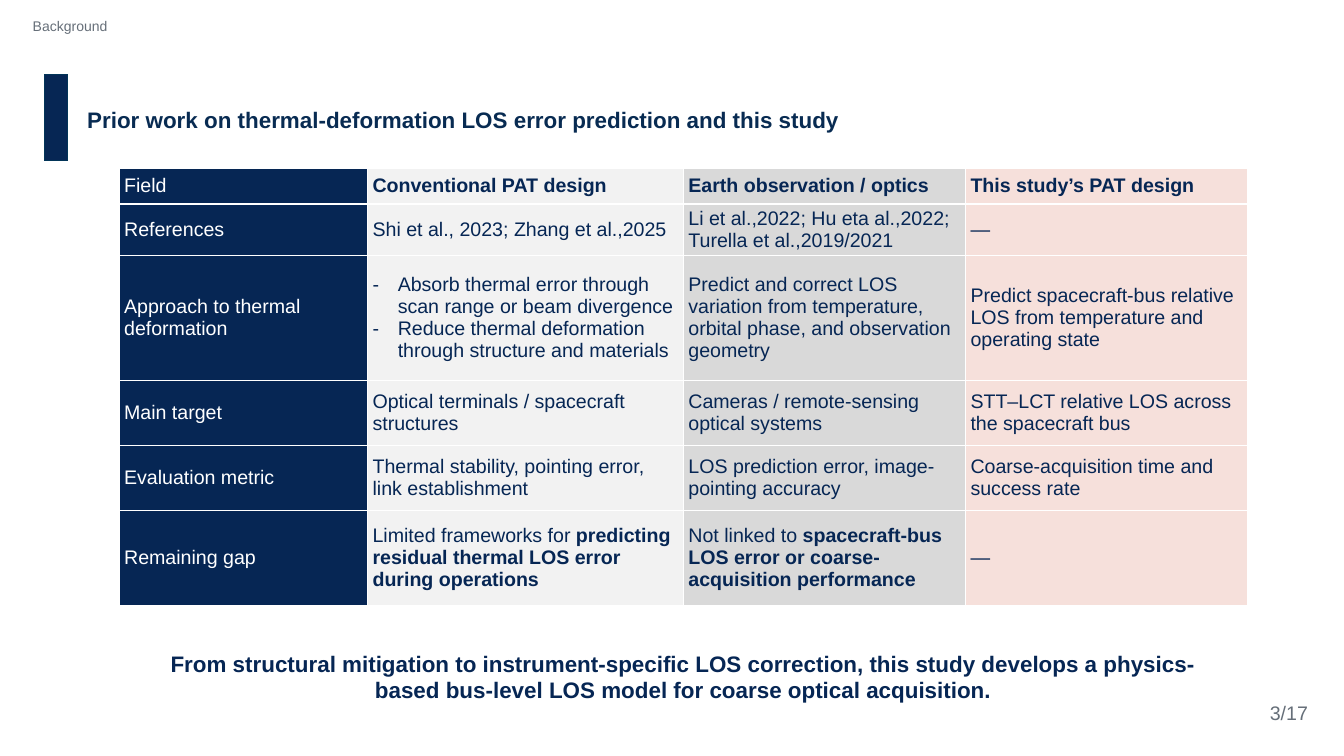
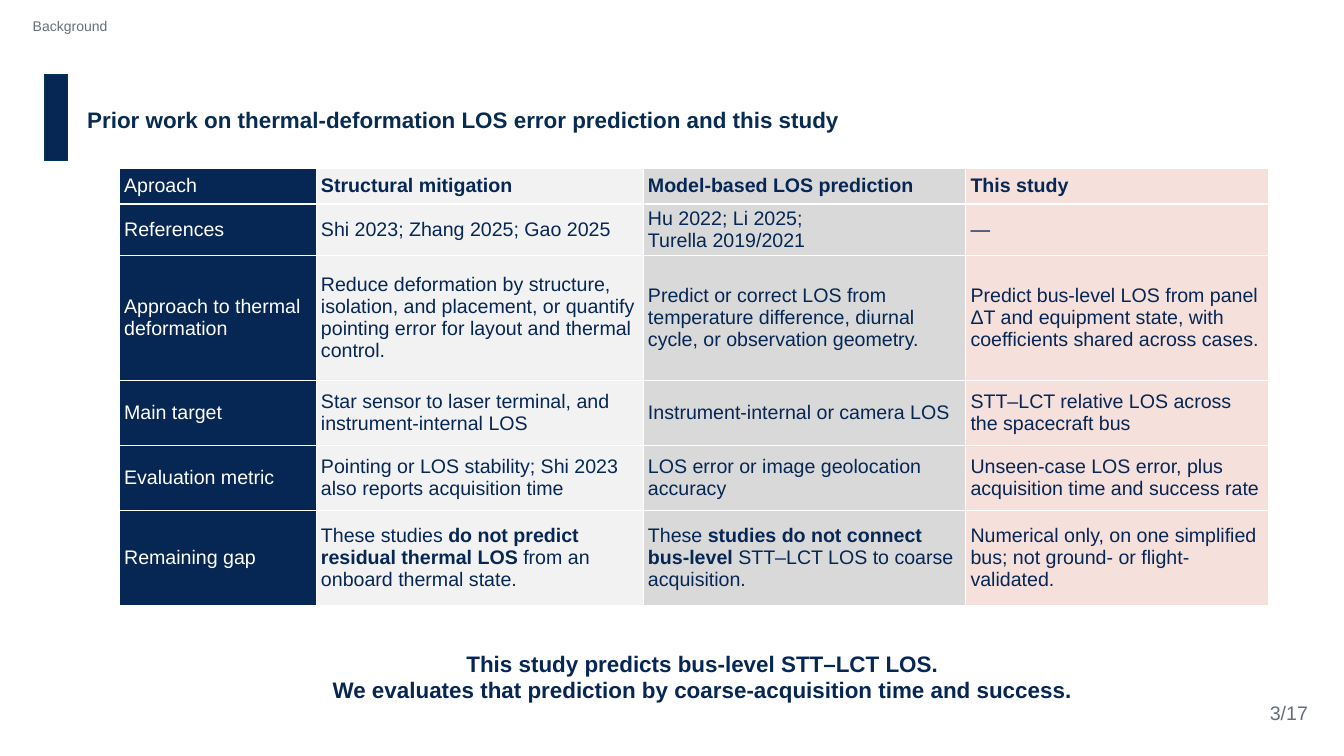
Before and after one commit to Hideki-1029/thermal-deformation-optcomm, a slide deck: slide 5 of papers/ICSO/slides/en_ICSO2026_slides_takamoto.pptx. Drawn at 1344x756 pixels with LibreOffice and Linux fonts; fonts in the diff are those of the drawing; background and template pictures are left out. Boxes give left, top, right and bottom in pixels: in the first picture for what was removed or moved away, otherwise in the second. Text is boxed around its words. In the diff, an @@ line names an element or a change of style, - is before the commit and + after.

```diff
--- a/papers/ICSO/slides/en_ICSO2026_slides_takamoto.pptx
+++ b/papers/ICSO/slides/en_ICSO2026_slides_takamoto.pptx
@@ table at (119, 168, 1269, 605) @@
-row 1: Field | Conventional PAT design | Earth observation / optics | This study’s PAT design
+row 1: Aproach | Structural mitigation | Model-based LOS prediction | This study
-row 2, column 2: Shi et al., 2023; Zhang et al.,2025
+row 2, column 2: Shi 2023; Zhang 2025; Gao 2025
-row 2, column 3: Li et al.,2022; Hu eta al.,2022; Turella et al.,2019/2021
+row 2, column 3: Hu 2022; Li 2025; / Turella 2019/2021
-row 3: Approach to thermal deformation | Absorb thermal error through scan range or beam divergence / Reduce thermal deformation through structure and materials | Predict and correct LOS variation from temperature, orbital phase, and observation geometry | Predict spacecraft-bus relative LOS from temperature and operating state
+row 3: Approach to thermal deformation | Reduce deformation by structure, isolation, and placement, or quantify pointing error for layout and thermal control. | Predict or correct LOS from temperature difference, diurnal cycle, or observation geometry. | Predict bus-level LOS from panel ΔT and equipment state, with coefficients shared across cases.
-row 4, column 2: Optical terminals / spacecraft structures
+row 4, column 2: Star sensor to laser terminal, and instrument-internal LOS
-row 4, column 3: Cameras / remote-sensing optical systems
+row 4, column 3: Instrument-internal or camera LOS
-row 5: Evaluation metric | Thermal stability, pointing error, link establishment | LOS prediction error, image-pointing accuracy | Coarse-acquisition time and success rate
+row 5: Evaluation metric | Pointing or LOS stability; Shi 2023 also reports acquisition time | LOS error or image geolocation accuracy | Unseen-case LOS error, plus acquisition time and success rate
-row 6: Remaining gap | Limited frameworks for predicting residual thermal LOS error during operations | Not linked to spacecraft-bus LOS error or coarse-acquisition performance | —
+row 6: Remaining gap | These studies do not predict residual thermal LOS from an onboard thermal state. | These studies do not connect bus-level STT–LCT LOS to coarse acquisition. | Numerical only, on one simplified bus; not ground- or flight-validated.
@@ table: place and size @@
-table at (119, 168, 1248, 605)
+table at (119, 168, 1269, 605)
@@ text at (333, 655, 1072, 703): text changed @@
-From structural mitigation to instrument-specific LOS correction, this study develops a physics-based bus-level LOS model for coarse optical acquisition.
+This study predicts bus-level STT–LCT LOS.
+We evaluates that prediction by coarse-acquisition time and success.
```
Also in this commit, not shown: 3 other slides changed, 24 slides removed, 2 other files.
